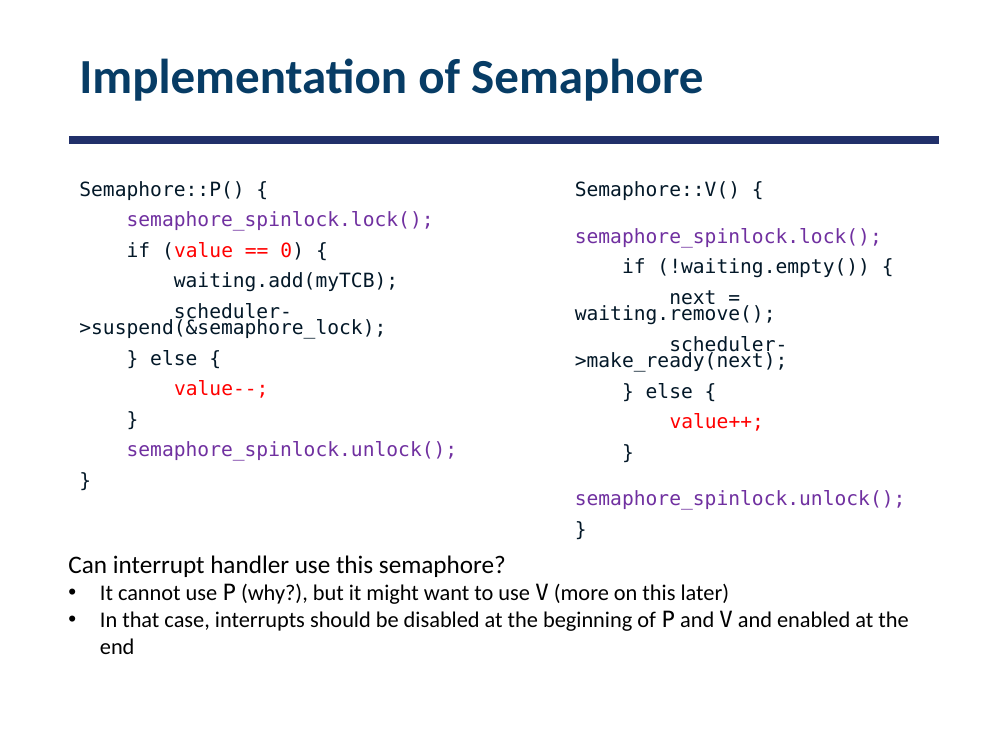
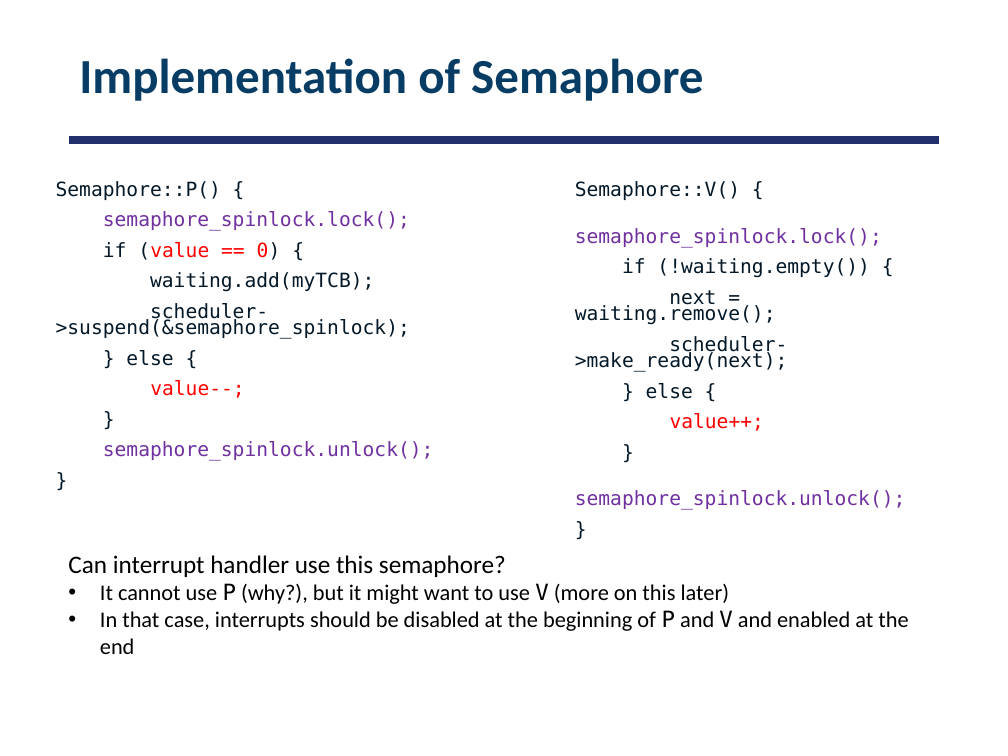
Before and after one commit to smajidzahedi/ECE350, a slide deck: slide 49 of 03-multithreaded.pptx. Drawn at 1008x756 pixels with LibreOffice and Linux fonts; fonts in the diff are those of the drawing. Boxes give left, top, right and bottom in pixels: in the first picture for what was removed or moved away, otherwise in the second. Text is boxed around its words. In the diff, an @@ line names an element or a change of style, - is before the commit and + after.

```diff
--- a/03-multithreaded.pptx
+++ b/03-multithreaded.pptx
@@ text "Semaphore::P() {" moved from (x1=79, y1=181, x2=458, y2=461) to (x1=56, y1=181, x2=434, y2=461) @@
@@ text at (x1=56, y1=303, x2=410, y2=339): text changed @@
-scheduler->suspend(&semaphore_lock);
+scheduler->suspend(&semaphore_spinlock);
```
Also in this commit, not shown: 2 other slides changed, 1 other file.
